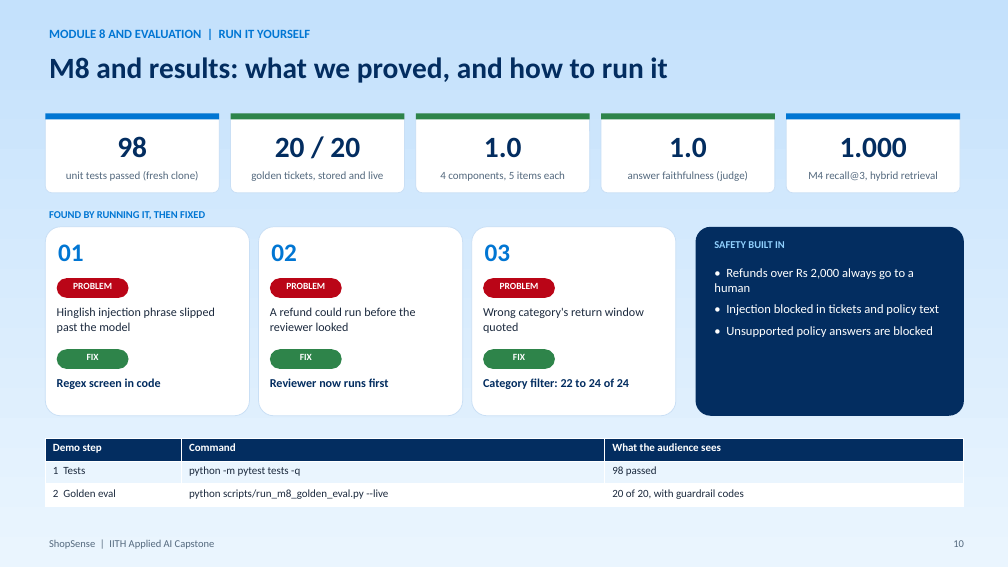
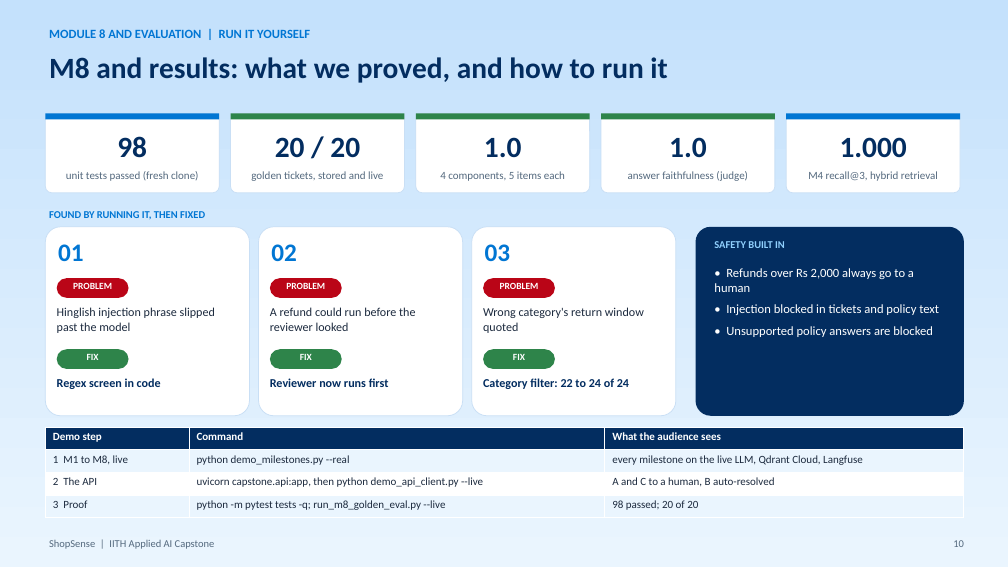
Before and after one commit to abhraj786/iith-ai-capstone-shopsense, a slide deck: slide 10 of docs/deck/iith-ai-capstone-shopsense.pptx. Drawn at 1008x567 pixels with LibreOffice and Linux fonts; fonts in the diff are those of the drawing. Boxes give left, top, right and bottom in pixels: in the first picture for what was removed or moved away, otherwise in the second. Text is boxed around its words. In the diff, an @@ line names an element or a change of style, - is before the commit and + after.

```diff
--- a/docs/deck/iith-ai-capstone-shopsense.pptx
+++ b/docs/deck/iith-ai-capstone-shopsense.pptx
@@ table at box(45, 427, 964, 518) @@
-row 2: 1 Tests | python -m pytest tests -q | 98 passed
-row 3: 2 Golden eval | python scripts/run_m8_golden_eval.py --live | 20 of 20, with guardrail codes
+row 2: 1 M1 to M8, live | python demo_milestones.py --real | every milestone on the live LLM, Qdrant Cloud, Langfuse
+row 3: 2 The API | uvicorn capstone.api:app, then python demo_api_client.py --live | A and C to a human, B auto-resolved
+row 4: 3 Proof | python -m pytest tests -q; run_m8_golden_eval.py --live | 98 passed; 20 of 20
@@ table: place and size @@
-table at box(45, 439, 964, 507)
+table at box(45, 427, 964, 518)
```
Also in this commit, not shown: 1 other file.
